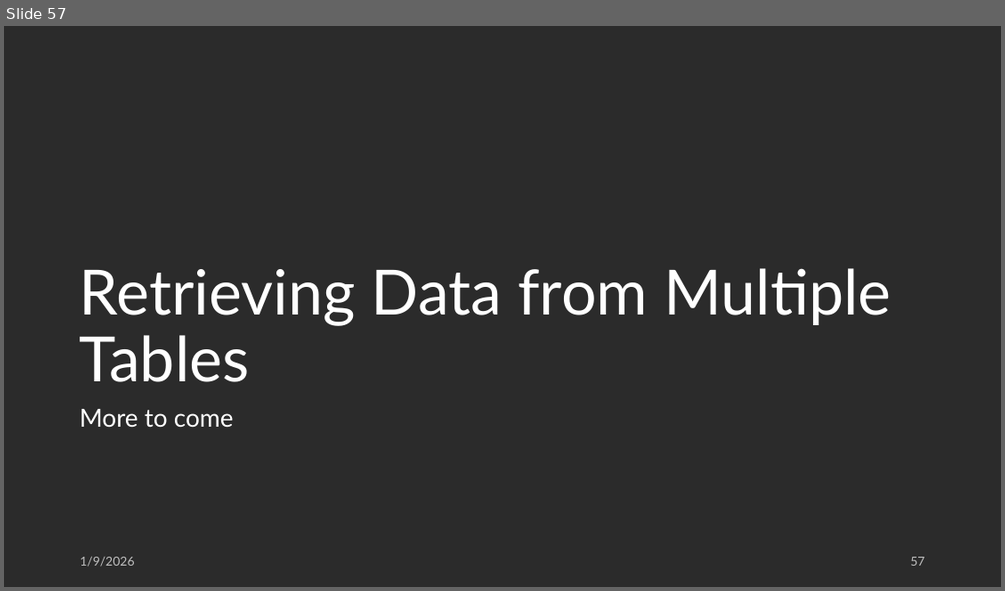
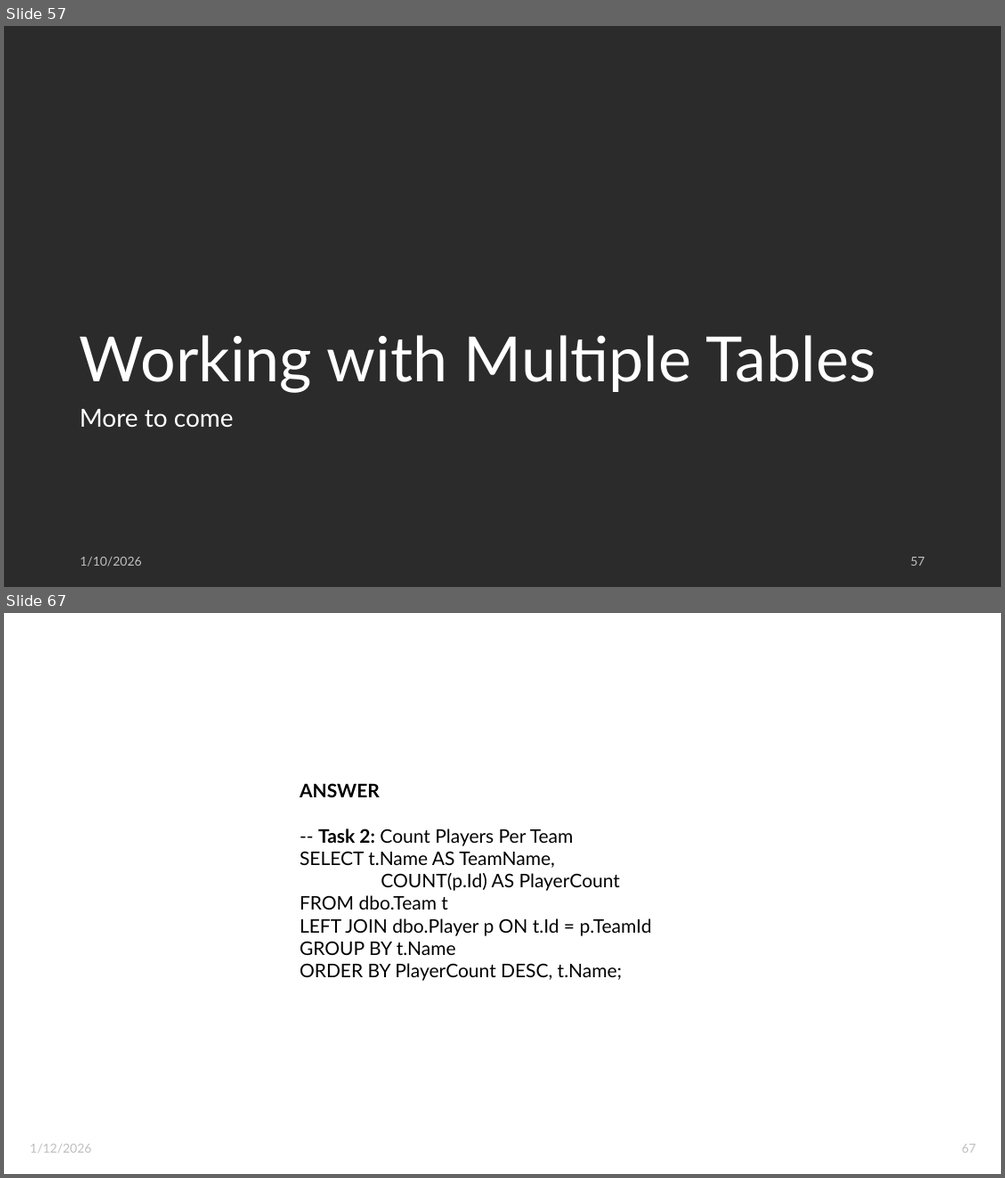
Before and after one commit to weddingtoncoder/learn_sql_server, a slide deck: Intro to Relational Databases with SQL Server 2022.pptx. Shown one above the other, each under a label of ours: slide 57 before the commit, slides 57 and 67 after it; the slides between them are not shown. The pictures are 1005x591 and 1005x1178 pixels, drawn with LibreOffice and Linux fonts; fonts in the diff are those of the drawing; background and template pictures are left out; a plain dark background stands for a picture behind light text. Boxes give left, top, right and bottom in pixels: in the first picture for what was removed or moved away, otherwise in the second. Text is boxed around its words. In the diff, an @@ line names an element or a change of style, - is before the commit and + after.

```diff
--- a/Intro to Relational Databases with SQL Server 2022.pptx
+++ b/Intro to Relational Databases with SQL Server 2022.pptx
@@ slide 67 added at (x1=4, y1=613, x2=1001, y2=1174), background picture (left out) @@
@@ title added at (x1=23, y1=642, x2=882, y2=695), 39.6 pt, text #FFFFFF @@
+Practice Time
@@ text added at (x1=299, y1=783, x2=652, y2=981), 18 pt, text #000000 @@
+ANSWER
+-- Task 2: Count Players Per Team
+SELECT t.Name AS TeamName,
+COUNT(p.Id) AS PlayerCount
+FROM dbo.Team t
+LEFT JOIN dbo.Player p ON t.Id = p.TeamId
+GROUP BY t.Name
+ORDER BY PlayerCount DESC, t.Name;
@@ text added at (x1=30, y1=1143, x2=91, y2=1152), 12 pt, text #BFBFBF @@
+1/12/2026
@@ page number added at (x1=962, y1=1143, x2=976, y2=1152), 12 pt, text #BFBFBF @@
+67
@@ slide 57 changed as well @@
@@ title at (x1=80, y1=335, x2=875, y2=393): text changed @@
-Retrieving Data from Multiple Tables
+Working with Multiple Tables
@@ text at (x1=80, y1=556, x2=141, y2=566): text changed @@
-1/9/2026
+1/10/2026
```
Also in this commit, not shown: 55 other slides changed, 45 other slides added.
